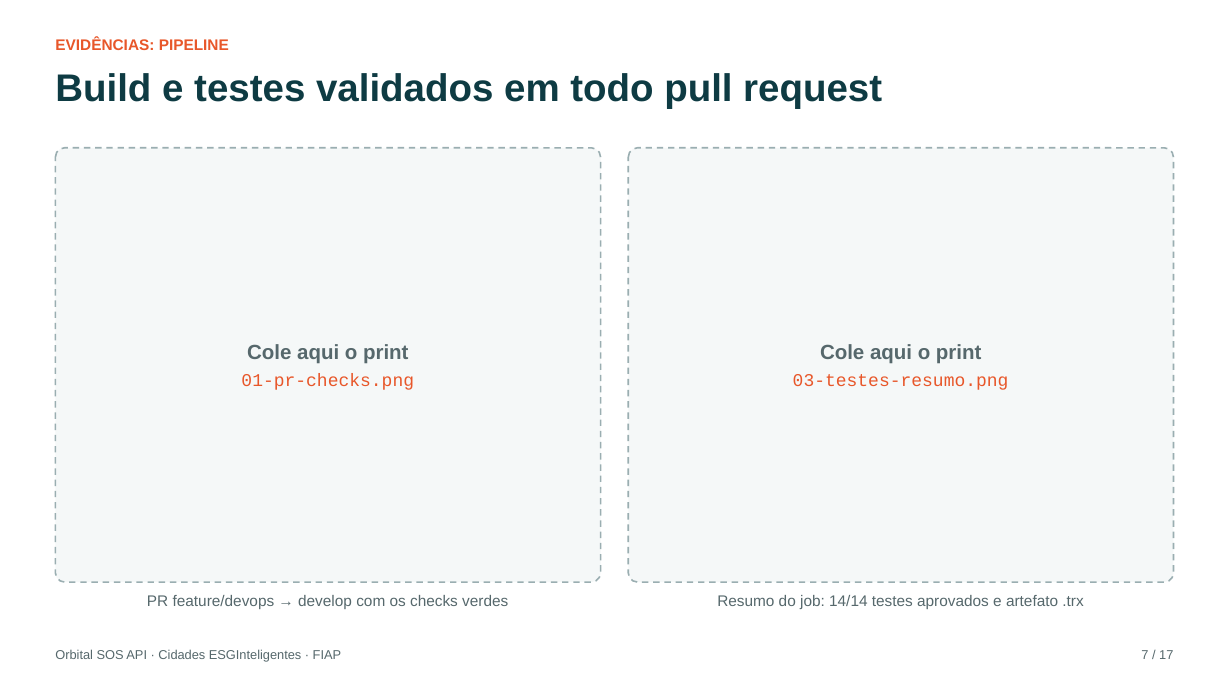
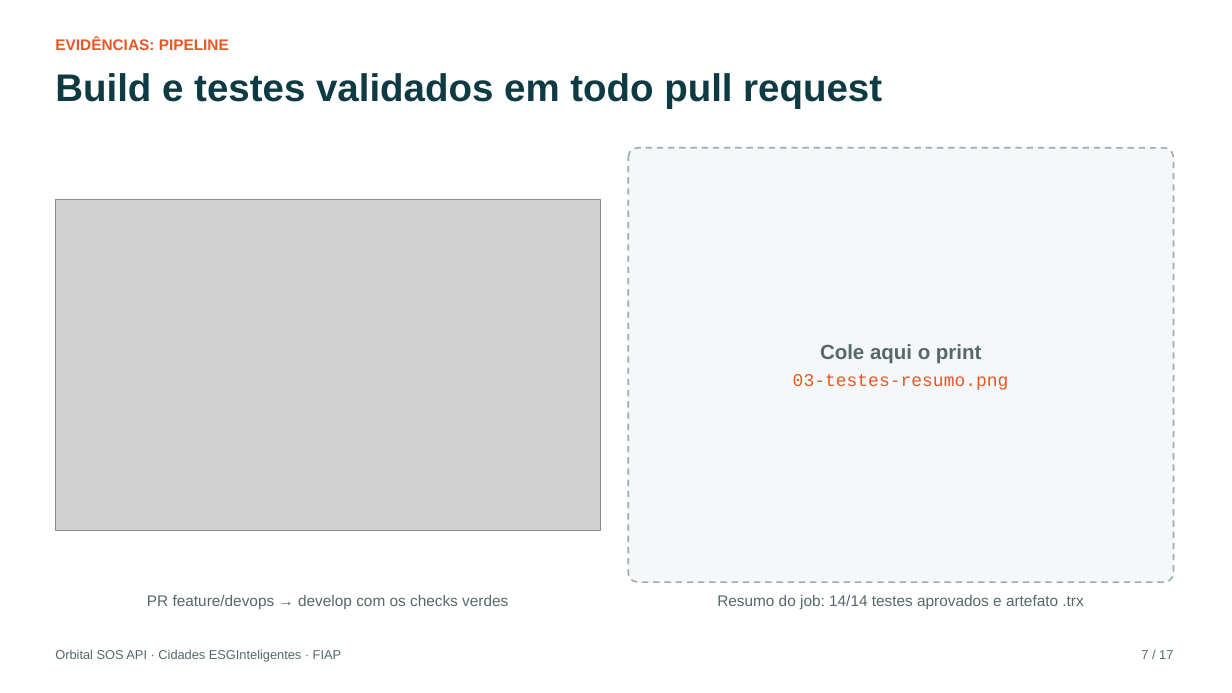
Before and after one commit to vsilva1997/orbital-sos-api, a slide deck: slide 7 of docs/Documentacao_DevOps.pptx. Drawn at 1232x693 pixels with LibreOffice and Linux fonts; fonts in the diff are those of the drawing; grey boxes stand for pictures. Boxes give left, top, right and bottom in pixels: in the first picture for what was removed or moved away, otherwise in the second. Text is boxed around its words. In the diff, an @@ line names an element or a change of style, - is before the commit and + after.

```diff
--- a/docs/Documentacao_DevOps.pptx
+++ b/docs/Documentacao_DevOps.pptx
@@ rounded rectangle removed at bbox=[55, 148, 601, 582] @@
-Cole aqui o print
-01-pr-checks.png
@@ picture added at bbox=[55, 200, 601, 531] @@
```
Also in this commit, not shown: 6 other slides changed, 10 other files.
